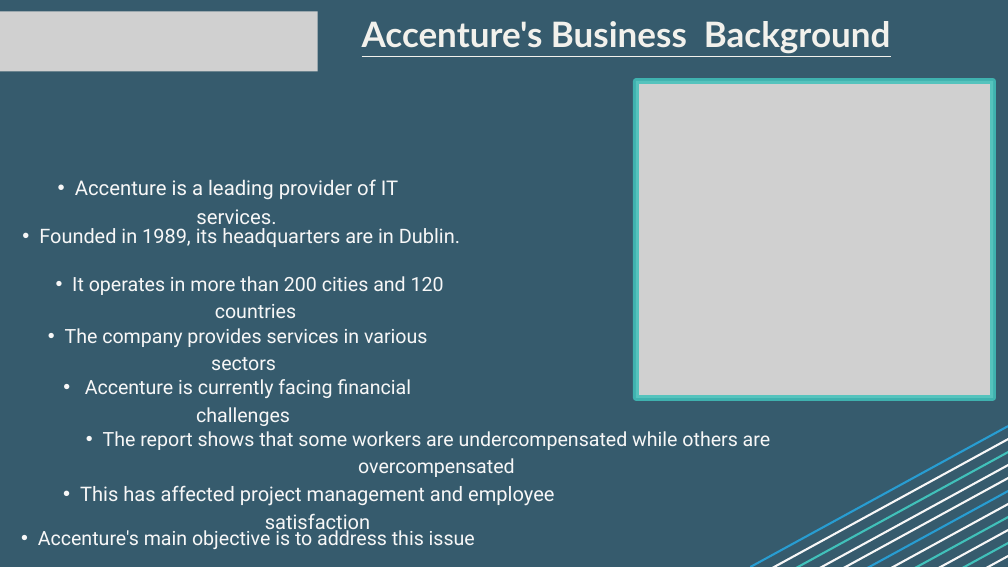
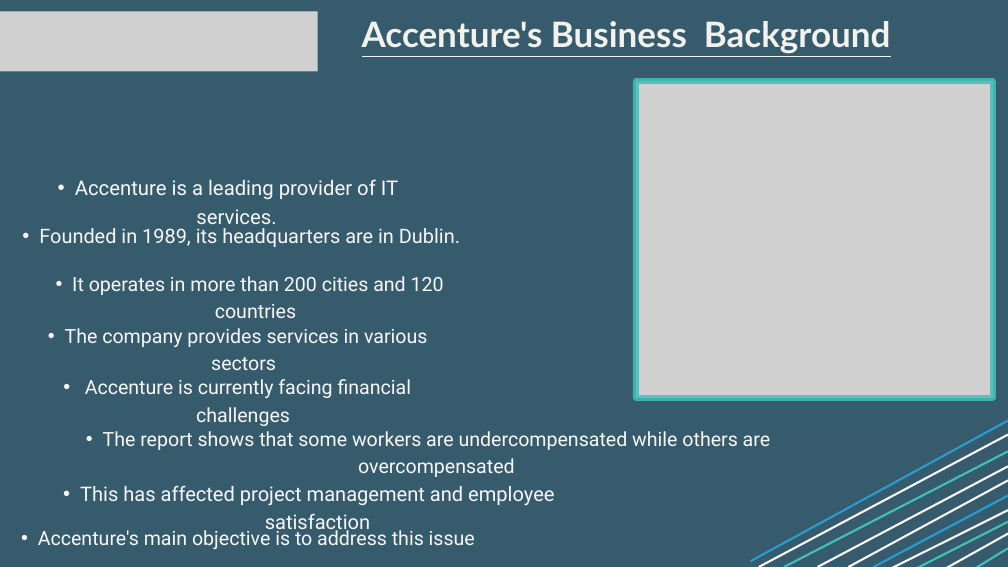
Before and after one commit to Mustard-Core/Earnalytics-AI, a slide deck: slide 2 of PresentationEarnalytics.pptx. Drawn at 1008x567 pixels with LibreOffice and Linux fonts; fonts in the diff are those of the drawing; grey boxes stand for pictures. Boxes give left, top, right and bottom in pixels: in the first picture for what was removed or moved away, otherwise in the second. Text is boxed around its words. In the diff, an @@ line names an element or a change of style, - is before the commit and + after.

```diff
--- a/PresentationEarnalytics.pptx
+++ b/PresentationEarnalytics.pptx
@@ line moved from (750, 567) - (1008, 426) to (750, 561) - (1008, 420) @@
@@ line moved from (759, 567) - (1008, 434) to (759, 567) - (1008, 434) @@
@@ line moved from (767, 567) - (1008, 443) to (784, 567) - (1008, 452) @@
@@ line moved from (776, 567) - (1008, 452) to (817, 567) - (1008, 466) @@
@@ line moved from (784, 567) - (1008, 460) to (848, 567) - (1008, 480) @@
@@ line moved from (792, 567) - (1008, 468) to (873, 567) - (1008, 493) @@
@@ line removed from (835, 567) to (1008, 510) @@
@@ line moved from (801, 567) - (1008, 477) to (891, 567) - (1008, 510) @@
@@ line moved from (809, 567) - (1008, 485) to (916, 567) - (1008, 522) @@
@@ line moved from (817, 567) - (1008, 493) to (945, 567) - (1008, 531) @@
@@ line moved from (826, 567) - (1008, 502) to (974, 567) - (1008, 548) @@
```
Also in this commit, not shown: 3 other slides changed.
